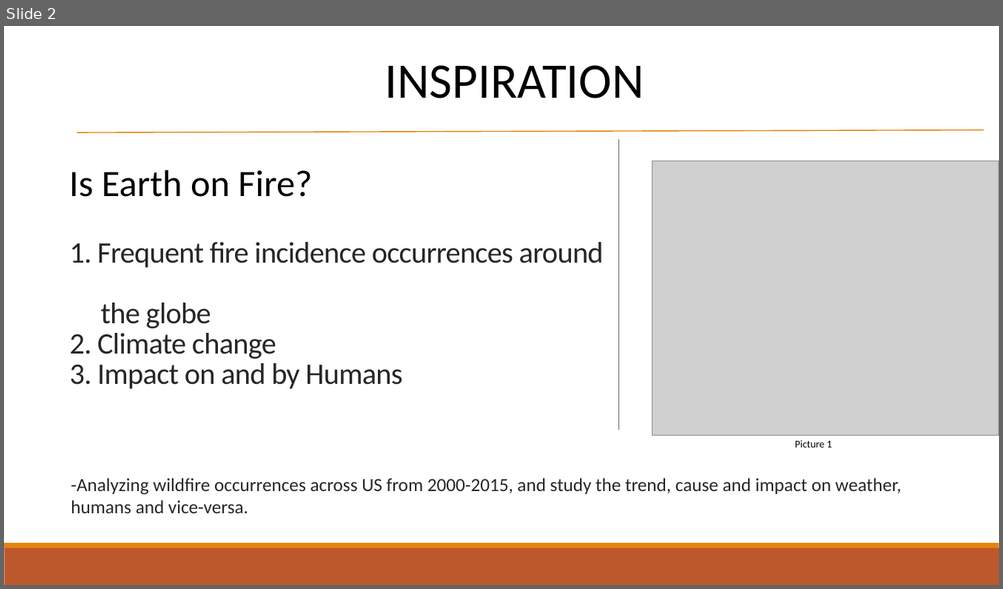
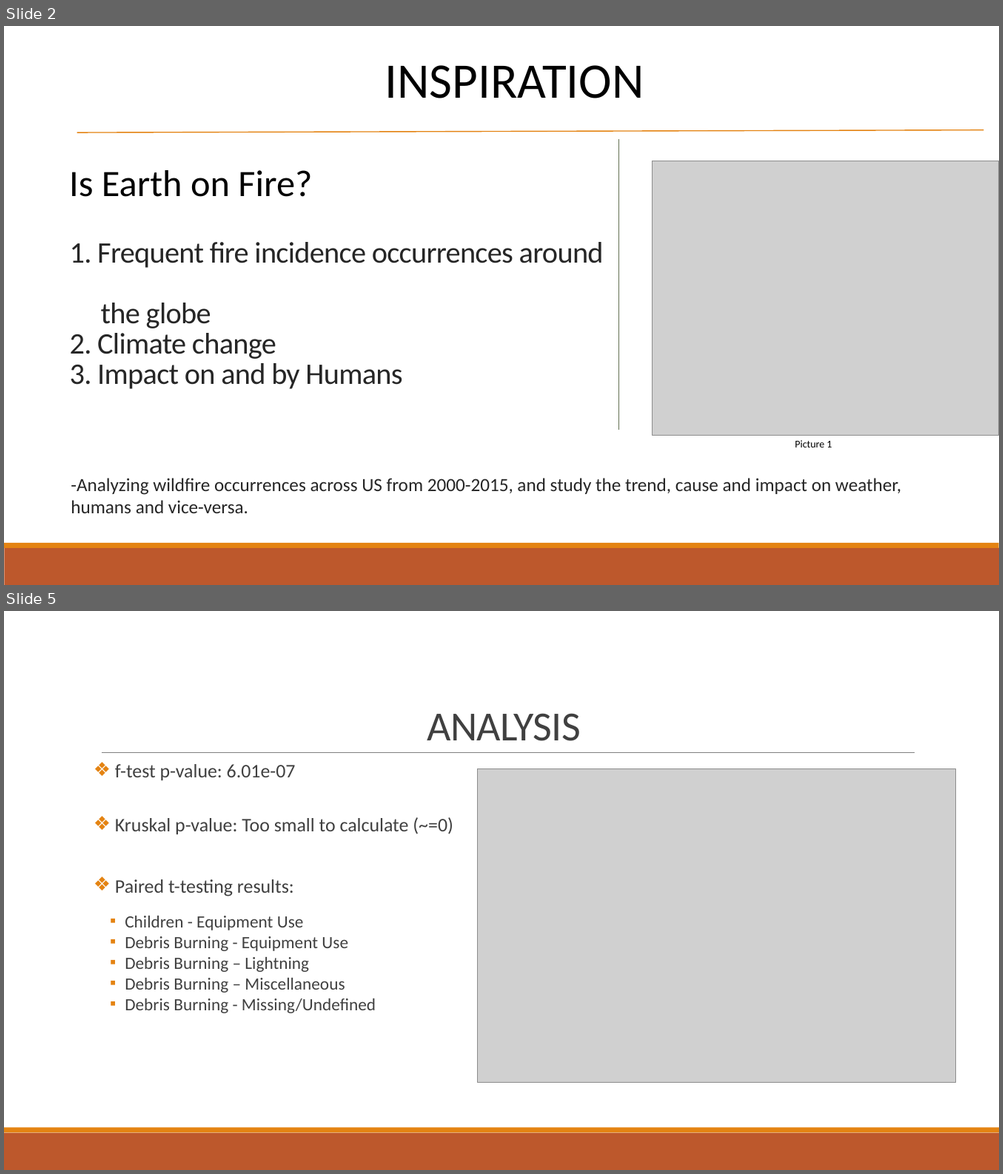
Before and after one commit to mturnell001/Project-1, a slide deck: US Wildfire presentation.pptx. Shown one above the other, each under a label of ours: slide 2 before the commit, slides 2 and 5 after it; the slides between them are not shown. The pictures are 1003x589 and 1003x1174 pixels, drawn with LibreOffice and Linux fonts; fonts in the diff are those of the drawing; grey boxes stand for pictures. Boxes give left, top, right and bottom in pixels: in the first picture for what was removed or moved away, otherwise in the second. Text is boxed around its words. In the diff, an @@ line names an element or a change of style, - is before the commit and + after.

```diff
--- a/US Wildfire presentation.pptx
+++ b/US Wildfire presentation.pptx
@@ slide 5 added at (4,611,999,1170), background #FFFFFF @@
@@ title added at (427,713,580,741), 40 pt, text #404040 @@
+ANALYSIS
@@ line added from (102, 753) to (915, 753), #808080 0.5 pt @@
@@ text added at (115,764,453,1014), 16.6 pt, text #404040 @@
+❖ f-test p-value: 6.01e-07
+❖ Kruskal p-value: Too small to calculate (~=0)
+❖ Paired t-testing results:
+  ▪ Children - Equipment Use
+  ▪ Debris Burning - Equipment Use
+  ▪ Debris Burning – Lightning
+  ▪ Debris Burning – Miscellaneous
+  ▪ Debris Burning - Missing/Undefined
@@ picture added at (478,769,956,1082) @@
@@ rectangle added at (4,1133,999,1170), fill #BD582C @@
@@ rectangle added at (4,1128,999,1133), fill #E48312 @@
```
Also in this commit, not shown: 7 slides changed, 2 other slides added, 2 slides removed.
